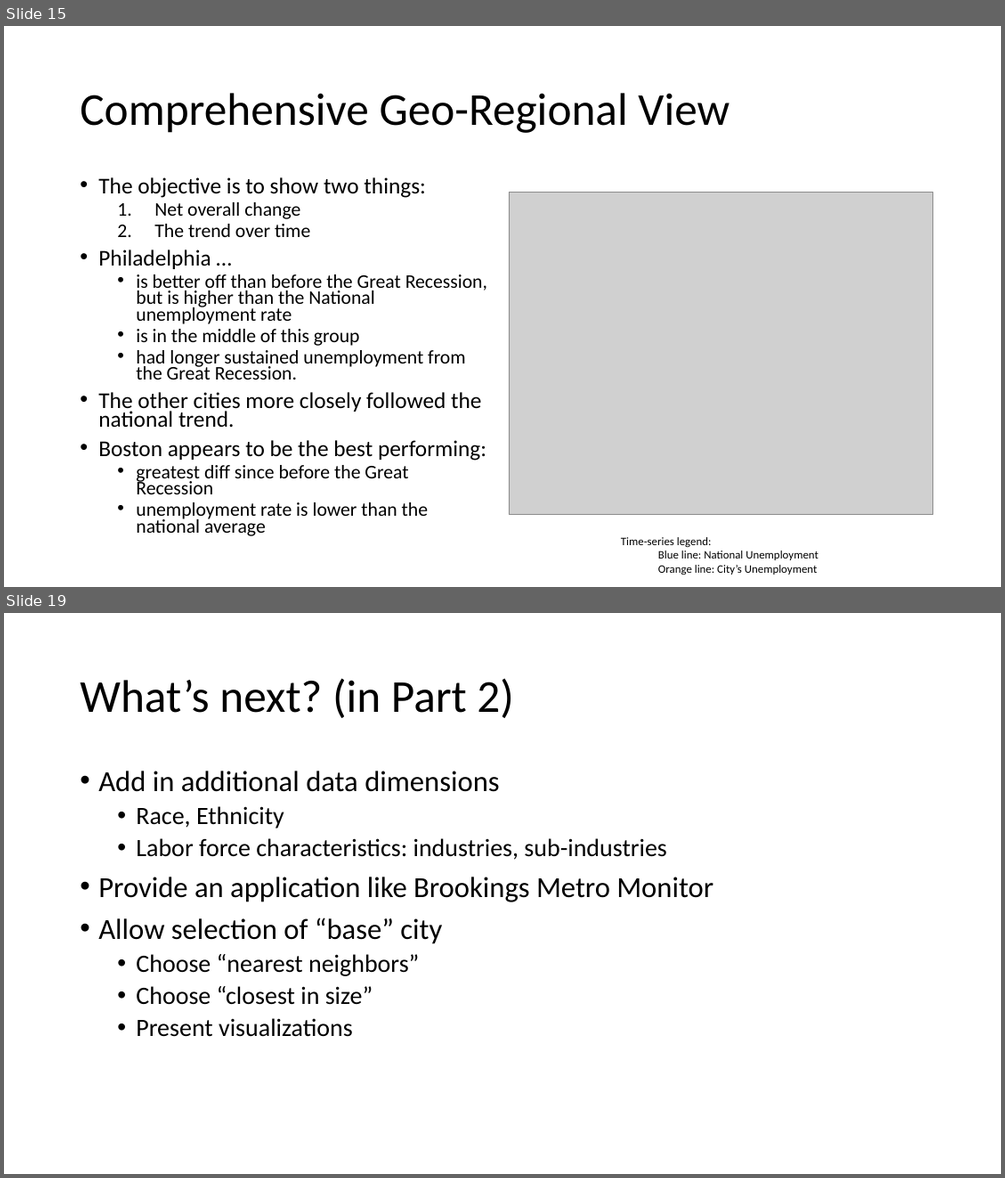
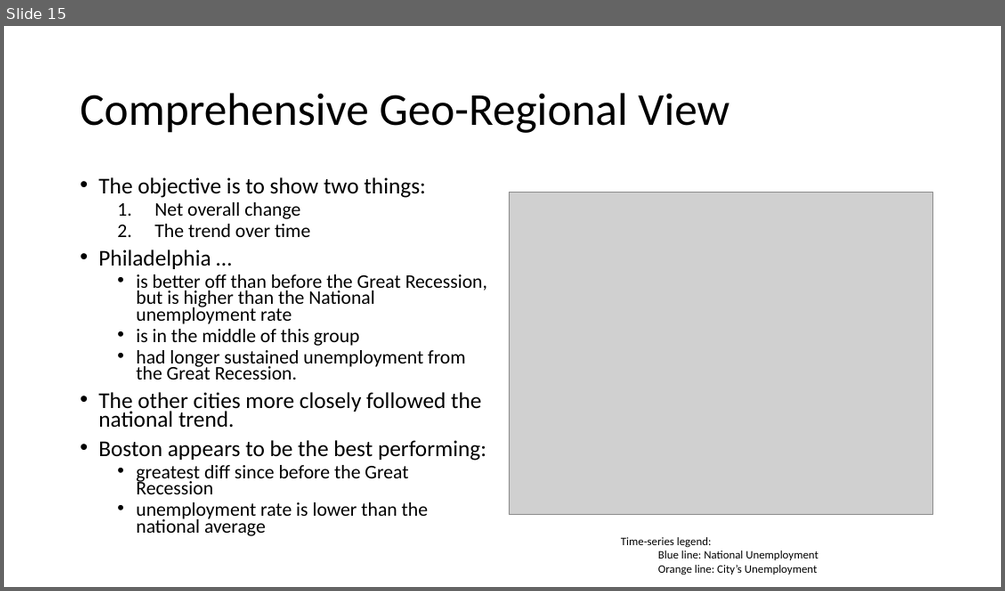
Before and after one commit to muftring/iu-datavis, a slide deck: project/mid-term-presentation.pptx. Shown one above the other, each under a label of ours: slides 15 and 19 before the commit, slide 15 after it; the slides between them are not shown. The pictures are 1005x1178 and 1005x591 pixels, drawn with LibreOffice and Linux fonts; fonts in the diff are those of the drawing; grey boxes stand for pictures. Boxes give left, top, right and bottom in pixels: in the first picture for what was removed or moved away, otherwise in the second. Text is boxed around its words. In the diff, an @@ line names an element or a change of style, - is before the commit and + after.

Commit message:
Mid-term project: more population analysis, some with labor force

```diff
--- a/project/mid-term-presentation.pptx
+++ b/project/mid-term-presentation.pptx
@@ slide 19 removed at (x1=4, y1=613, x2=1001, y2=1174), background #FFFFFF @@
@@ title removed at (x1=80, y1=678, x2=514, y2=718) @@
-What’s next? (in Part 2)
@@ text removed at (x1=98, y1=771, x2=713, y2=1037) @@
-• Add in additional data dimensions
-  • Race, Ethnicity
-  • Labor force characteristics: industries, sub-industries
-• Provide an application like Brookings Metro Monitor
-• Allow selection of “base” city
-  • Choose “nearest neighbors”
-  • Choose “closest in size”
-  • Present visualizations
```
Also in this commit, not shown: 12 slides changed, 2 slides added, 1 other slide removed, 32 other files.
